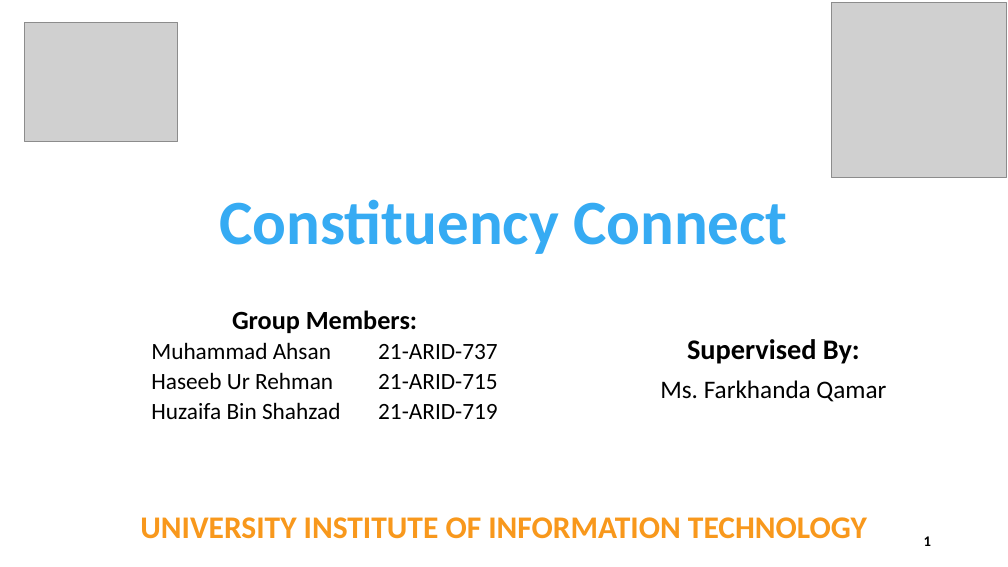
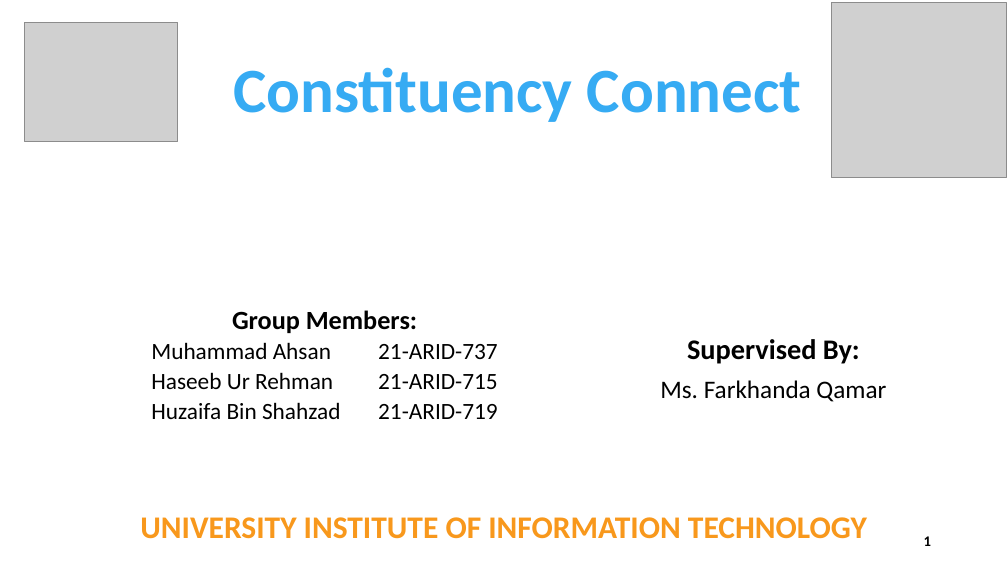
Before and after one commit to muhammadahsanmirza/fyp-constituency-connect, a slide deck: slide 1 of 09 - Midterm Evaluation/Midterm Evaluation Slides - Final Draft.pptx. Drawn at 1008x567 pixels with LibreOffice and Linux fonts; fonts in the diff are those of the drawing; grey boxes stand for pictures. Boxes give left, top, right and bottom in pixels: in the first picture for what was removed or moved away, otherwise in the second. Text is boxed around its words. In the diff, an @@ line names an element or a change of style, - is before the commit and + after.

Commit message:
Add Final Eval Ppt

```diff
--- a/09 - Midterm Evaluation/Midterm Evaluation Slides - Final Draft.pptx
+++ b/09 - Midterm Evaluation/Midterm Evaluation Slides - Final Draft.pptx
@@ title "Constituency Connect": place and size @@
-title "Constituency Connect" at box(220, 199, 788, 254)
+title "Constituency Connect" at box(233, 67, 802, 122)
```
Also in this commit, not shown: 2 other files.
